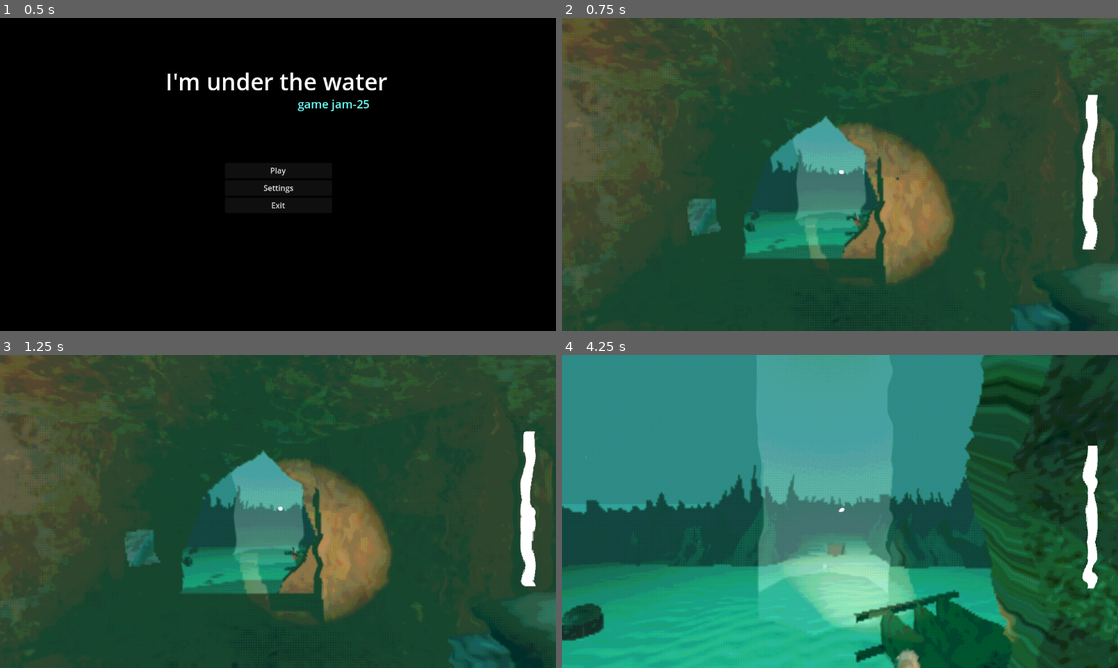
Above: before the commit, frames 1-4 (two rows, left to right).
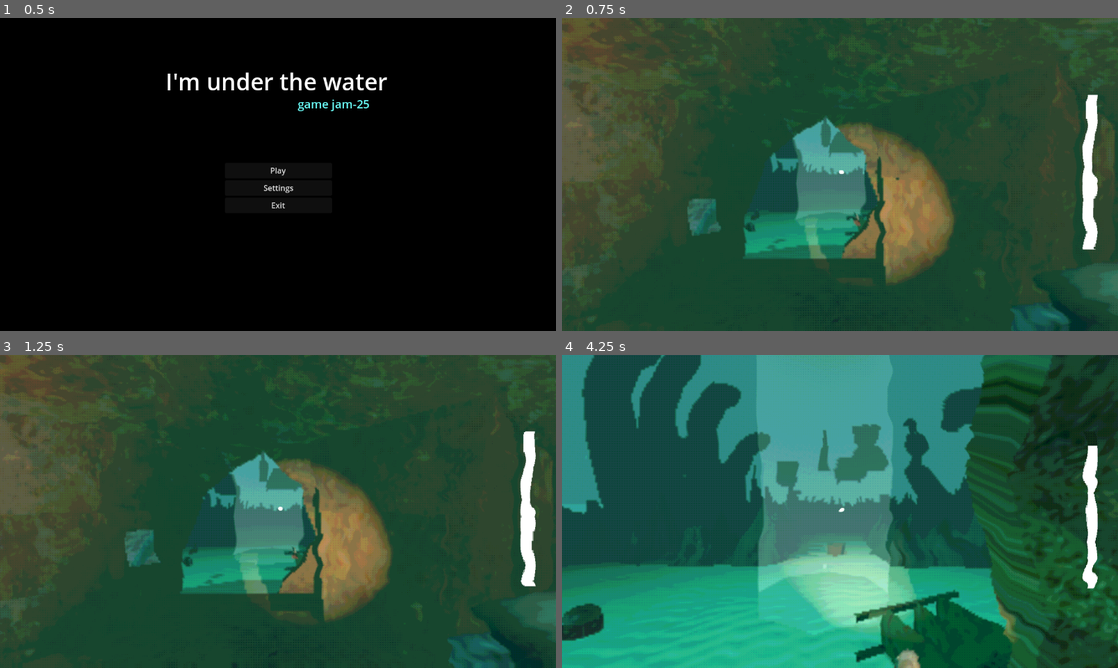
Above: after the commit, the same moments.

Repository: useronym/BubbleGameJam
Game: Godot game, scene res://scenes/mainMenu.tscn
The game is run twice, just before and just after one commit, with the same random seed, the same clock (stepped at 60 frames per second) and the same inputs.
Inputs (mouse positions are in pixels of both pictures, inside the frame that each line leads up to):
- Up to frame 1 (0.5 s): no input
- Up to frame 2 (0.75 s): click "Play" at 0.5 s
- Up to frame 3 (1.25 s): no input
- Up to frame 4 (4.25 s): tap Enter at 1.25 s; move the mouse to (867, 511) at 1.27 s; hold W (up) from 1.28 s (still down); tap E (interact) every 0.75 s from 1.35 to 3.6 s; move the mouse to (812, 511) at 2.02 s; move the mouse to (851, 505) at 2.77 s; move the mouse to (834, 517) at 3.52 s

Frame 1 is identical in both runs. In frame 2, 0.6% of the frame differs, in the area x 38-55%, y 31-46%; in frame 3, 0.7%; in frame 4, 15%, in the area x 3-76%, y 0-51%.

Commit message:
add ending models

Diff:
--- a/main.tscn
+++ b/main.tscn
@@ -28,6 +28,15 @@
 [ext_resource type="PackedScene" uid="uid://b47ev41epxl48" path="res://scenes/notes/letter_2.tscn" id="26_qkuc0"]
 [ext_resource type="PackedScene" uid="uid://cucgxjsyvb6oc" path="res://scenes/notes/letter_3.tscn" id="27_6mhpn"]
 [ext_resource type="PackedScene" uid="uid://cgy38weex4et6" path="res://scenes/ending/ending_area.tscn" id="28_o5clf"]
+[ext_resource type="PackedScene" uid="uid://dixvo5b04alp4" path="res://environment/hand1.fbx" id="29_itkr2"]
+[ext_resource type="PackedScene" uid="uid://bic6nc5kw1i1x" path="res://environment/hand2.fbx" id="30_kmup7"]
+[ext_resource type="PackedScene" uid="uid://clnh15l03n4ea" path="res://environment/hand3.fbx" id="31_8mkpi"]
+[ext_resource type="PackedScene" uid="uid://ctynu5q6qj62u" path="res://environment/endingItems/bear.tscn" id="32_hnbhw"]
+[ext_resource type="PackedScene" uid="uid://dwm786k5i5gex" path="res://environment/endingItems/bottle.tscn" id="33_7g5hf"]
+[ext_resource type="PackedScene" uid="uid://bgut6k2ta2cps" path="res://environment/endingItems/car.tscn" id="34_gm1aa"]
+[ext_resource type="PackedScene" uid="uid://t0sdxggi5wdd" path="res://environment/endingItems/ring.tscn" id="35_uieku"]
+[ext_resource type="PackedScene" uid="uid://crln8uvm6jv57" path="res://environment/endingItems/tv.tscn" id="36_3m6si"]
+[ext_resource type="PackedScene" uid="uid://dfpkv62i1lbpk" path="res://environment/endingItems/watch.tscn" id="37_6h5g2"]
 
 [sub_resource type="ShaderMaterial" id="ShaderMaterial_xegm8"]
 shader = ExtResource("1_k7buc")
@@ -255,4 +264,33 @@
 unique_name_in_owner = true
 transform = Transform3D(1, 0, 0, 0, 1, 0, 0, 0, 1, 0, 0, -5.79018)
 
+[node name="EndingModels" type="Node3D" parent="."]
+
+[node name="hand1" parent="EndingModels" instance=ExtResource("29_itkr2")]
+transform = Transform3D(-0.258819, 0, 0.965926, 0, 1, 0, -0.965926, 0, -0.258819, 13, -1, -6.73205)
+
+[node name="hand2" parent="EndingModels" instance=ExtResource("30_kmup7")]
+transform = Transform3D(-0.258819, 0, -0.965926, 0, 1, 0, 0.965926, 0, -0.258819, -11, -9, -17)
+
+[node name="hand3" parent="EndingModels" instance=ExtResource("31_8mkpi")]
+transform = Transform3D(0.836516, 0.224144, 0.5, -0.258819, 0.965926, 0, -0.482963, -0.12941, 0.866025, 13, -8, -20)
+
+[node name="bear" parent="EndingModels" instance=ExtResource("32_hnbhw")]
+transform = Transform3D(6.3, 0, 0, 0, 6.3, 0, 0, 0, 6.3, 3.16439, 6.3, -30.2586)
+
+[node name="bottle" parent="EndingModels" instance=ExtResource("33_7g5hf")]
+transform = Transform3D(8.3, 0, 0, 0, 8.3, 0, 0, 0, 8.3, -2, 5, -27)
+
+[node name="car" parent="EndingModels" instance=ExtResource("34_gm1aa")]
+transform = Transform3D(4.2, 0, 0, 0, 4.2, 0, 0, 0, 4.2, 1, 5, -41.2)
+
+[node name="ring" parent="EndingModels" instance=ExtResource("35_uieku")]
+transform = Transform3D(9.6, 0, 0, 0, 9.6, 0, 0, 0, 9.6, -8, 3, -39)
+
+[node name="tv" parent="EndingModels" instance=ExtResource("36_3m6si")]
+transform = Transform3D(3.7, 0, 0, 0, 3.7, 0, 0, 0, 3.7, -8, 3.7, -32.3)
+
+[node name="watch" parent="EndingModels" instance=ExtResource("37_6h5g2")]
+transform = Transform3D(17.4, 0, 0, 0, 17.4, 0, 0, 0, 17.4, 7.66798, 7.46732, -24.5543)
+
 [connection signal="bubbles_breathed_in" from="BubbleManager" to="SubViewport/Node3D/Player" method="_on_bubble_manager_bubbles_breathed_in"]
Not shown: 1 places in main.tscn that only renumber resources
